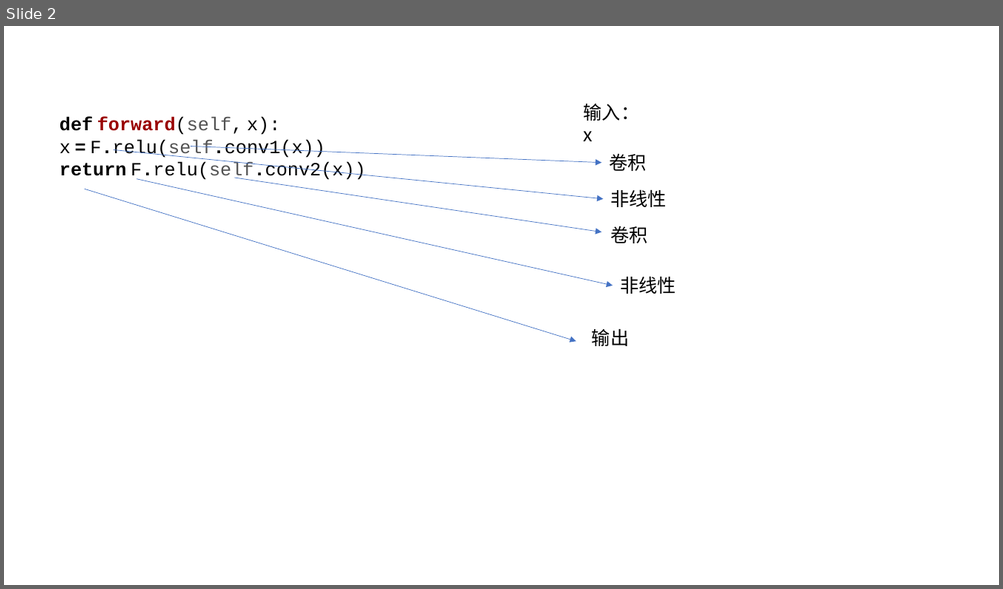
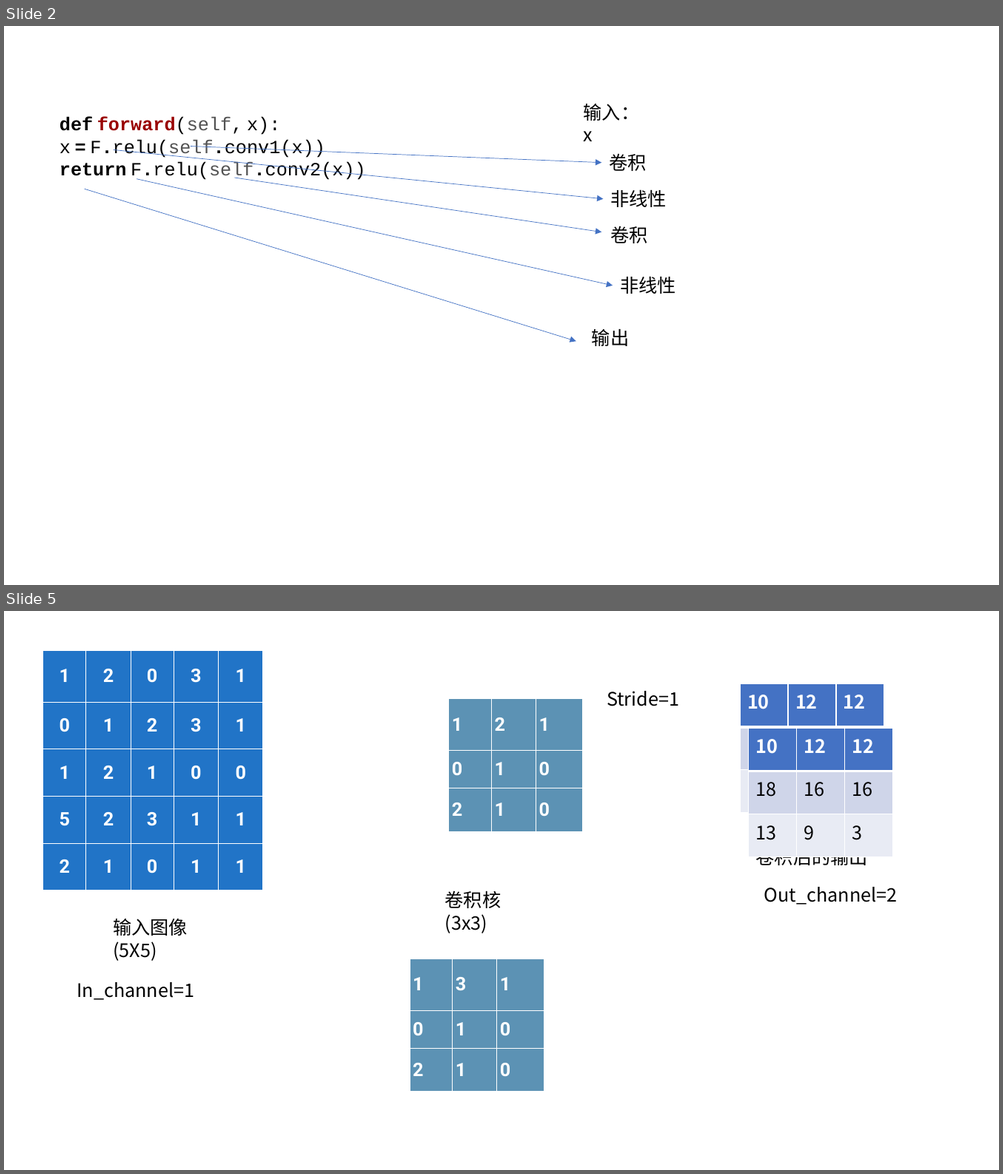
Before and after one commit to xiaotudui/pytorch-tutorial, a slide deck: notes/演示.pptx. Shown one above the other, each under a label of ours: slide 2 before the commit, slides 2 and 5 after it; the slides between them are not shown. The pictures are 1003x589 and 1003x1174 pixels, drawn with LibreOffice and Linux fonts; fonts in the diff are those of the drawing. Boxes give left, top, right and bottom in pixels: in the first picture for what was removed or moved away, otherwise in the second. Text is boxed around its words. In the diff, an @@ line names an element or a change of style, - is before the commit and + after.

```diff
--- a/notes/演示.pptx
+++ b/notes/演示.pptx
@@ slide 5 added at (4, 611, 999, 1170), background #FFFFFF @@
@@ table added at (42, 650, 264, 891), 5 rows, 5 columns @@
+1 | 2 | 0 | 3 | 1
+0 | 1 | 2 | 3 | 1
+1 | 2 | 1 | 0 | 0
+5 | 2 | 3 | 1 | 1
+2 | 1 | 0 | 1 | 1
@@ table added at (449, 699, 583, 832), 3 rows, 3 columns @@
+1 | 2 | 1
+0 | 1 | 0
+2 | 1 | 0
@@ text added at (606, 691, 679, 706), 18 pt, text #000000 @@
+Stride=1
@@ table added at (740, 684, 883, 843), 3 rows, 3 columns @@
+10 | 12 | 12
+18 | 16 | 16
+13 | 9 | 3
@@ table added at (748, 728, 892, 857), 3 rows, 3 columns @@
+10 | 12 | 12
+18 | 16 | 16
+13 | 9 | 3
@@ text added at (756, 857, 868, 866), 18 pt, text #000000 @@
+卷积后的输出
@@ text added at (445, 891, 501, 934), 18 pt, text #000000 @@
+卷积核(3x3)
@@ text added at (764, 887, 897, 905), 18 pt, text #000000 @@
+Out_channel=2
@@ text added at (113, 919, 188, 961), 18 pt, text #000000 @@
+输入图像(5X5)
@@ table added at (410, 960, 544, 1092), 3 rows, 3 columns @@
+1 | 3 | 1
+0 | 1 | 0
+2 | 1 | 0
@@ text added at (77, 982, 194, 1000), 18 pt, text #000000 @@
+In_channel=1
```
Also in this commit, not shown: 2 other slides added, 2 other files.
